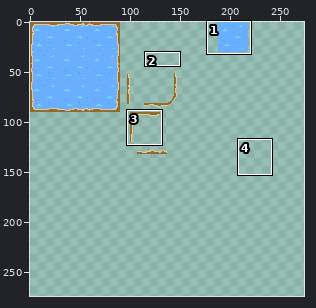
Two versions of one pixel-art file, Assets/Art/Source/Water.ase. Above, an overview of the earlier version with the close-up marked.
Close-up. Old version:
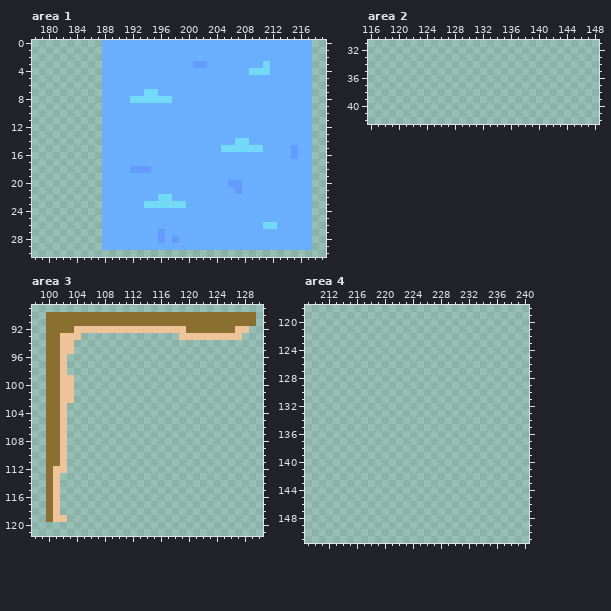
300x300 pixels, 1 frame. Shown: area 1: x 178..219, y 0..30; area 2: x 116..148, y 31..42; area 3: x 98..130, y 89..121; area 4: x 209..240, y 118..151. The wide view leaves out empty margins. The commit also changed other parts of the picture, which this record leaves out.
After the commit:
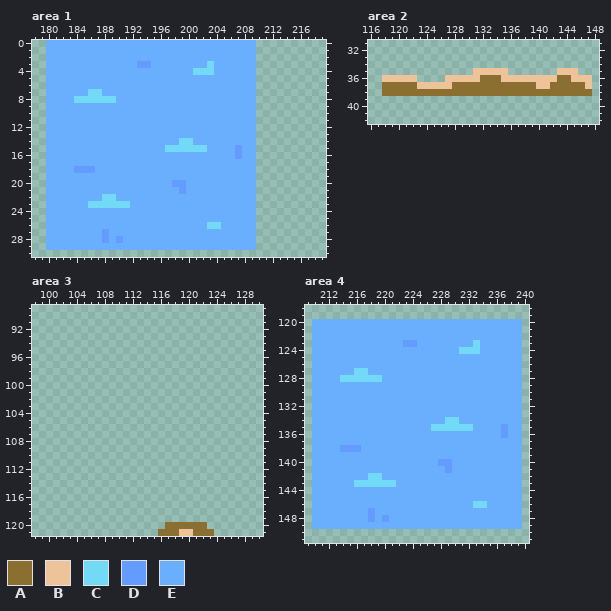
Palette (. is transparent): A #8a6f30  B #eec39a  C #72daf7  D #639bff  E #6aaffd
The exact change:
layer "Tlted" added
layer "CornersAlt" added
Area 1, layer "Regular":
y 0..2: x 180..187 ........ -> EEEEEEEE; x 210..217 EEEEEEEE -> ........
y 3: x 180..187 ........ -> EEEEEEEE; x 193..194 EE -> DD; x 201..203 DDE -> EEC; x 210..217 ECEEEEEE -> ........
y 4: x 180..187 ........ -> EEEEEEEE; x 201..203 EEE -> CCC; x 209..217 CCCEEEEEE -> E........
y 5..6: x 180..187 ........ -> EEEEEEEE; x 210..217 EEEEEEEE -> ........
y 7: x 180..187 ........ -> EEEEEECC; x 194..195 CC -> EE; x 210..217 EEEEEEEE -> ........
y 8: x 180..189 ........EE -> EEEECCCCCC; x 192..197 CCCCCC -> EEEEEE; x 210..217 EEEEEEEE -> ........
y 9..13: x 180..187 ........ -> EEEEEEEE; x 210..217 EEEEEEEE -> ........
y 14: x 180..187 ........ -> EEEEEEEE; x 199..200 EE -> CC; x 207..208 CC -> EE; x 210..217 EEEEEEEE -> ........
y 15: x 180..187 ........ -> EEEEEEEE; x 197..202 EEEEEE -> CCCCCC; x 205..217 CCCCCCEEEEDEE -> EEDEE........
y 16: x 180..187 ........ -> EEEEEEEE; x 207 E -> D; x 210..217 EEEEEDEE -> ........
y 17: x 180..187 ........ -> EEEEEEEE; x 210..217 EEEEEEEE -> ........
y 18: x 180..187 ........ -> EEEEDDDE; x 192..194 DDD -> EEE; x 210..217 EEEEEEEE -> ........
y 19: x 180..187 ........ -> EEEEEEEE; x 210..217 EEEEEEEE -> ........
y 20: x 180..187 ........ -> EEEEEEEE; x 198..199 EE -> DD; x 206..207 DD -> EE; x 210..217 EEEEEEEE -> ........
y 21: x 180..187 ........ -> EEEEEEEE; x 199 E -> D; x 207 D -> E; x 210..217 EEEEEEEE -> ........
y 22: x 180..189 ........EE -> EEEEEEEECC; x 196..197 CC -> EE; x 210..217 EEEEEEEE -> ........
y 23: x 180..191 ........EEEE -> EEEEEECCCCCC; x 194..199 CCCCCC -> EEEEEE; x 210..217 EEEEEEEE -> ........
y 24..25: x 180..187 ........ -> EEEEEEEE; x 210..217 EEEEEEEE -> ........
y 26: x 180..187 ........ -> EEEEEEEE; x 203..204 EE -> CC; x 210..217 ECCEEEEE -> ........
y 27: x 180..188 ........E -> EEEEEEEED; x 196 D -> E; x 210..217 EEEEEEEE -> ........
y 28: x 180..188 ........E -> EEEEEEEED; x 190 E -> D; x 196 D -> E; x 198 D -> E; x 210..217 EEEEEEEE -> ........
y 29: x 180..187 ........ -> EEEEEEEE; x 210..217 EEEEEEEE -> ........
Area 2, layer "Corners":
y 35: x 131..135 ..... -> BBBBB; x 143..145 ... -> BBB
y 36: x 118..122 ..... -> BBBBB; x 127..147 ..................... -> BBBBBAAABBBBBBBBAABBB
y 37: x 118..147 .............................. -> AAAAABBBBBAAAAAAAAAAAABBAAAAAB
y 38: x 118..147 .............................. -> AAAAAAAAAAAAAAAAAAAAAAAAAAAAAA
Area 3, layers "Tlted", "Corners":
y 90..91: x 100..129 AAAAAAAAAAAAAAAAAAAAAAAAAAAAAA -> ..............................
y 92: x 100..128 AAAABBBBBBBBBBBBBBBBAAAAAAABB -> .............................
y 93: x 100..104 AABBB -> .....; x 119..127 BBBBBBBBB -> .........
y 94..95: x 100..103 AABB -> ....
y 96..98: x 100..102 AAB -> ...
y 99..102: x 100..103 AABB -> ....
y 103..111: x 100..102 AAB -> ...
y 112: x 100..102 ABB -> ...
y 113..118: x 100..101 AB -> ..
y 119: x 100..102 ABB -> ...
y 120: x 117..122 ...... -> AAAAAA
y 121: x 116..123 ........ -> AAABBAAA
Area 4, layer "CornersAlt":
y 120..122: x 210..239 .............................. -> EEEEEEEEEEEEEEEEEEEEEEEEEEEEEE
y 123: x 210..239 .............................. -> EEEEEEEEEEEEEDDEEEEEEEECEEEEEE
y 124: x 210..239 .............................. -> EEEEEEEEEEEEEEEEEEEEECCCEEEEEE
y 125..126: x 210..239 .............................. -> EEEEEEEEEEEEEEEEEEEEEEEEEEEEEE
y 127: x 210..239 .............................. -> EEEEEECCEEEEEEEEEEEEEEEEEEEEEE
y 128: x 210..239 .............................. -> EEEECCCCCCEEEEEEEEEEEEEEEEEEEE
y 129..133: x 210..239 .............................. -> EEEEEEEEEEEEEEEEEEEEEEEEEEEEEE
y 134: x 210..239 .............................. -> EEEEEEEEEEEEEEEEEEECCEEEEEEEEE
y 135: x 210..239 .............................. -> EEEEEEEEEEEEEEEEECCCCCCEEEEDEE
y 136: x 210..239 .............................. -> EEEEEEEEEEEEEEEEEEEEEEEEEEEDEE
y 137: x 210..239 .............................. -> EEEEEEEEEEEEEEEEEEEEEEEEEEEEEE
y 138: x 210..239 .............................. -> EEEEDDDEEEEEEEEEEEEEEEEEEEEEEE
y 139: x 210..239 .............................. -> EEEEEEEEEEEEEEEEEEEEEEEEEEEEEE
y 140: x 210..239 .............................. -> EEEEEEEEEEEEEEEEEEDDEEEEEEEEEE
y 141: x 210..239 .............................. -> EEEEEEEEEEEEEEEEEEEDEEEEEEEEEE
y 142: x 210..239 .............................. -> EEEEEEEECCEEEEEEEEEEEEEEEEEEEE
y 143: x 210..239 .............................. -> EEEEEECCCCCCEEEEEEEEEEEEEEEEEE
y 144..145: x 210..239 .............................. -> EEEEEEEEEEEEEEEEEEEEEEEEEEEEEE
y 146: x 210..239 .............................. -> EEEEEEEEEEEEEEEEEEEEEEECCEEEEE
y 147: x 210..239 .............................. -> EEEEEEEEDEEEEEEEEEEEEEEEEEEEEE
y 148: x 210..239 .............................. -> EEEEEEEEDEDEEEEEEEEEEEEEEEEEEE
y 149: x 210..239 .............................. -> EEEEEEEEEEEEEEEEEEEEEEEEEEEEEE
